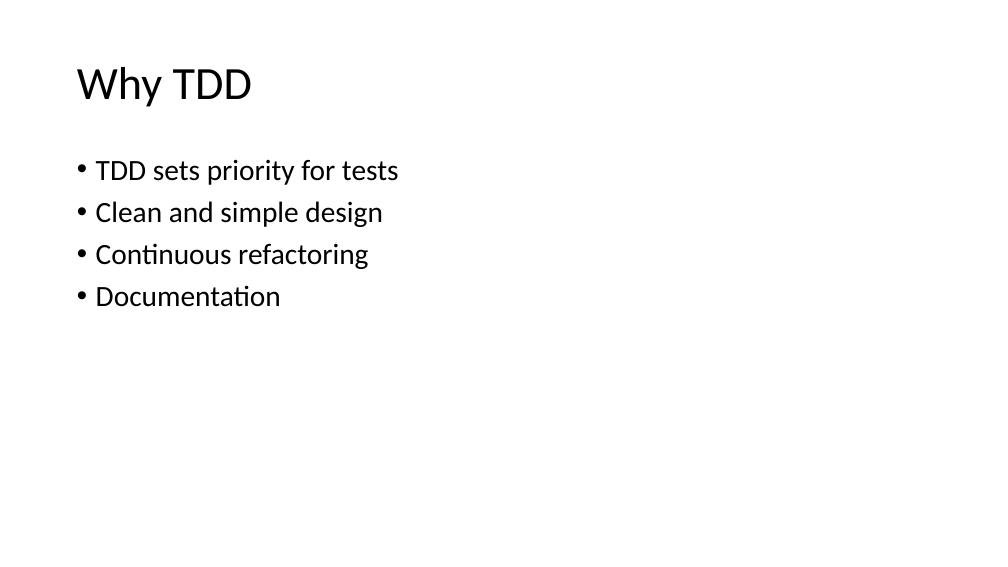
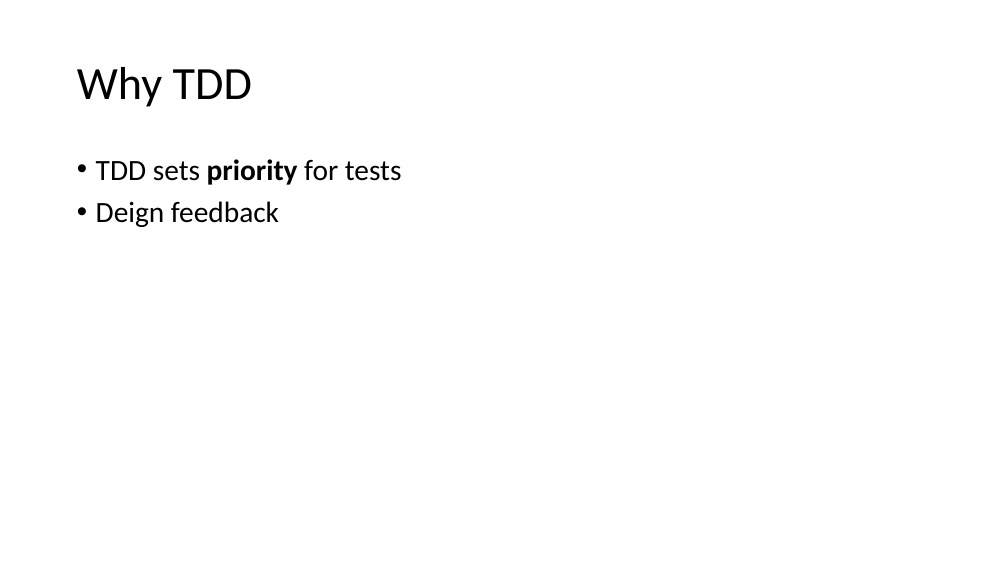
Before and after one commit to SunilPrasad/GithubRepo, a slide deck: slide 28 of TDDExamples/Persentation/TDD.pptx (slide 23 before the commit). Drawn at 1008x567 pixels with LibreOffice and Linux fonts; fonts in the diff are those of the drawing. Boxes give left, top, right and bottom in pixels: in the first picture for what was removed or moved away, otherwise in the second. Text is boxed around its words. In the diff, an @@ line names an element or a change of style, - is before the commit and + after.

```diff
--- a/TDDExamples/Persentation/TDD.pptx
+++ b/TDDExamples/Persentation/TDD.pptx
@@ text at (x1=96, y1=159, x2=402, y2=185): bold on in "priority" @@
@@ text at (x1=96, y1=201, x2=279, y2=227): text changed @@
-• Clean and simple design
-• Continuous refactoring
-• Documentation
+• Deign feedback
```
Also in this commit, not shown: 3 other slides changed, 4 slides added, 12 slides removed.
